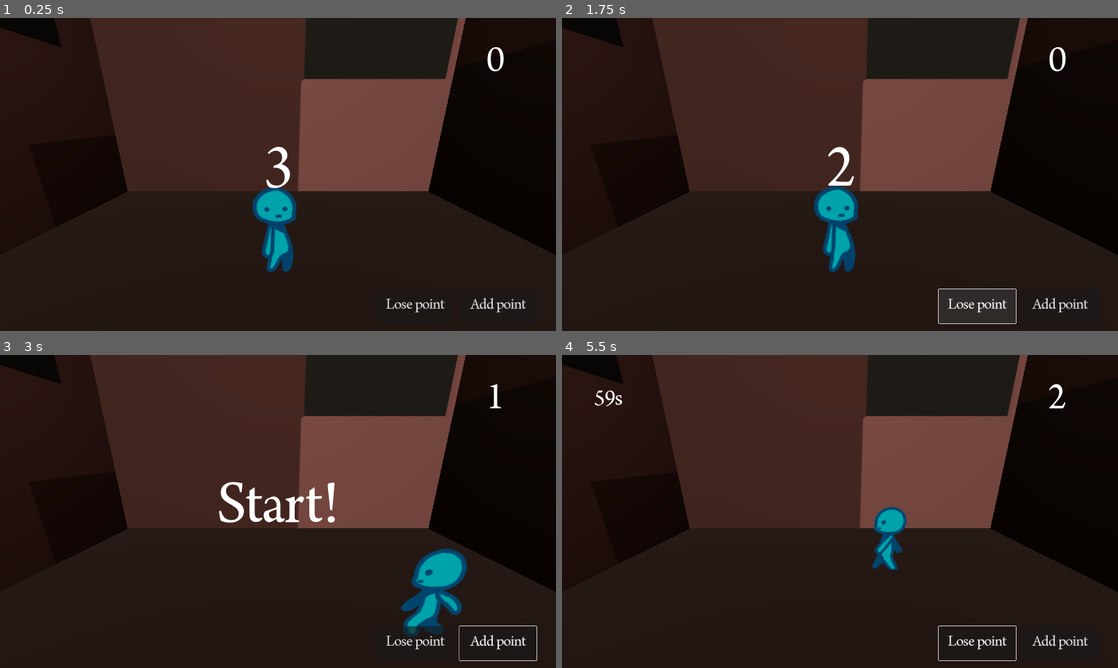
Above: before the commit, frames 1-4 (two rows, left to right).
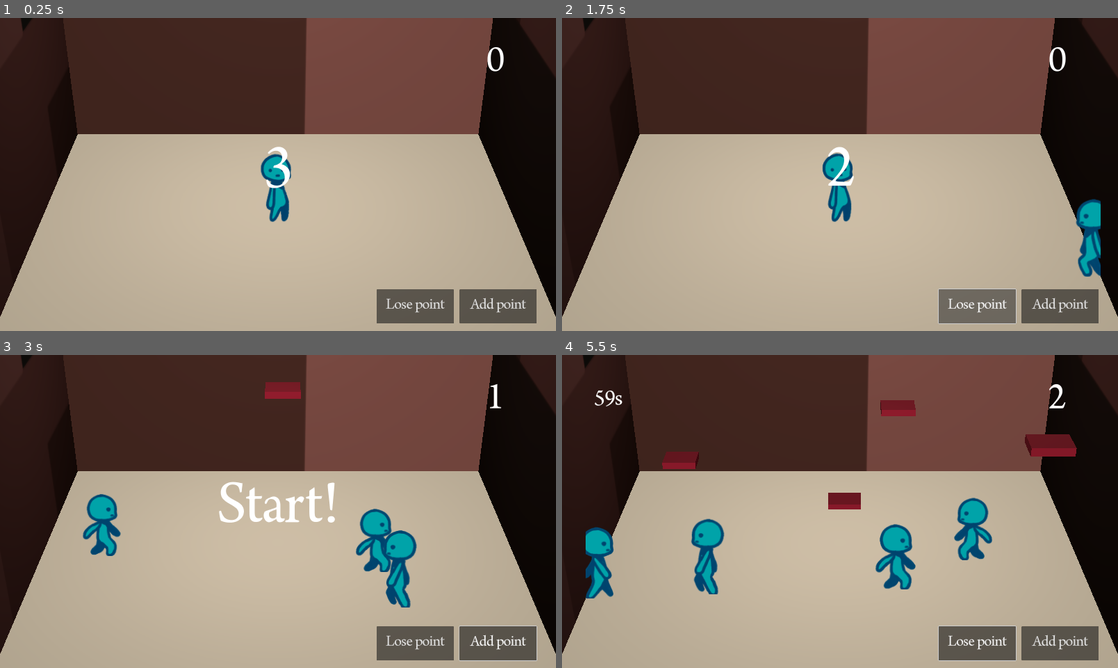
Above: after the commit, the same moments.

Repository: eigenstuffs/SRS
Game: Godot game, scene res://tools/minigames/library/library.tscn
Two runs of this game, one before a commit and one after it. Both use one fixed random seed, a clock stepped at 60 frames per second and the inputs below. This scene is started directly instead of the project's main scene.
Inputs (mouse positions are in pixels of both pictures, inside the frame that each line leads up to):
- Up to frame 1 (0.25 s): no input
- Up to frame 2 (1.75 s): click "Add point" at 0.5 s; click "Lose point" at 1.25 s
- Up to frame 3 (3 s): tap Enter (ui_accept) at 2, 2.27 s; move the mouse to (400, 495) at 2.02 s; hold Right (ui_right) 2.03-2.78 s; click (400, 495) at 2.1 s; move the mouse to (166, 527) at 2.77 s; hold Down (ui_down) from 2.78 s (still down); click (166, 527) at 2.85 s
- Up to frame 4 (5.5 s): tap Enter (ui_accept) at 3.02, 4.52, 5.27 s; move the mouse to (895, 442) at 3.52 s; release Down (ui_down) at 3.53 s; hold Right (ui_right) 3.53-4.28 s; click (895, 442) at 3.6 s; move the mouse to (812, 574) at 4.27 s; hold Up (ui_up) 4.28-5.03 s; click (812, 574) at 4.35 s; move the mouse to (1006, 558) at 5.02 s; hold Left (ui_left) from 5.03 s (still down); click (1006, 558) at 5.1 s

The runs differ from the first frame. In frame 1, 65% of the frame differs, in the area x 0-100%, y 0-100%; in frame 2, 66%; in frame 3, 65%; in frame 4, 66%.

Commit message:
Implement book/npc instancing in library minigame
The player will not be able to push the fallen books around without a RigidBody3D!

Diff:
--- a/global/window_dimension_helper.gd
+++ b/global/window_dimension_helper.gd
@@ -30,7 +30,7 @@
 
 	# --- Retina Screen Resolution Correction ---
 	# Source: https://forum.godotengine.org/t/is-there-some-mismatch-between-godot-window-size-pixels-and-os-x-window-size/40140/4
-	var retina_scale = DisplayServer.screen_get_scale(screen)
+	var retina_scale = 1.0 if SHOULD_INIT_WITH_SCREEN_RESOLUTION else DisplayServer.screen_get_scale(screen)
 	var relative_scale = 1.0
 	if viewport.content_scale_factor != retina_scale:
 		# We need to change, calculate the relative change in scale
--- a/scenes/actors/wandering_npc.tscn
+++ b/scenes/actors/wandering_npc.tscn
@@ -1,6 +1,6 @@
 [gd_scene load_steps=8 format=3 uid="uid://c10ia86b7pi7n"]
 
-[ext_resource type="Script" path="res://scenes/actors/WanderingNPC.gd" id="1_qrpnh"]
+[ext_resource type="Script" path="res://scenes/actors/wandering_npc.gd" id="1_b6n0r"]
 [ext_resource type="Texture2D" uid="uid://bgkaa7x1ip882" path="res://assets/mc.png" id="2_5eogw"]
 
 [sub_resource type="BoxShape3D" id="BoxShape3D_0hq8b"]
@@ -63,9 +63,10 @@
 }
 
 [node name="WanderingNPC" type="CharacterBody3D"]
+transform = Transform3D(1, -5.2318e-16, 3.02058e-16, 3.02058e-16, 0.866025, 0.5, -5.2318e-16, -0.5, 0.866025, 2.08165e-12, 0.55, 2.08165e-12)
 collision_layer = 2
 collision_mask = 2
-script = ExtResource("1_qrpnh")
+script = ExtResource("1_b6n0r")
 
 [node name="CollisionShape3D" type="CollisionShape3D" parent="."]
 transform = Transform3D(1, 0, 0, 0, 1, 0, 0, 0, 1, 0, -0.0472371, 0)
--- a/tools/minigames/library/book/Spawner.gd
+++ /dev/null
@@ -1,14 +0,0 @@
-extends Node3D
-
-var next_time = 0
-var time = 0
-
-const BOOK = preload('res://tools/minigames/library/book/book.tscn')
-
-func _process(delta: float) -> void:
-	if time >= next_time:
-		next_time += 1
-		var book : Book = BOOK.instantiate()
-		book.global_position = Vector3(randf_range(-5, 5), global_position.y, randf_range(-5, 5))
-		add_child(book)
-	time += delta
--- a/tools/minigames/library/book/book.tscn
+++ b/tools/minigames/library/book/book.tscn
@@ -8,7 +8,7 @@
 bounce = 0.1
 
 [sub_resource type="BoxShape3D" id="BoxShape3D_llv7v"]
-size = Vector3(1, 0.2, 0.75)
+size = Vector3(0.575, 0.115, 0.431)
 
 [sub_resource type="StandardMaterial3D" id="StandardMaterial3D_wna35"]
 albedo_color = Color(0.505882, 0, 0.168627, 1)
@@ -20,10 +20,11 @@
 script = ExtResource("1_koc33")
 
 [node name="Shadow" parent="." instance=ExtResource("1_ekthe")]
-transform = Transform3D(1, 0, 0, 0, 1, 0, 0, 0, 1, 0, -50, 0)
+transform = Transform3D(0.575, 0, 0, 0, 1, 0, 0, 0, 0.575, 0, -50, 0)
 
 [node name="RigidBody" type="RigidBody3D" parent="."]
 collision_layer = 0
+mass = 0.01
 physics_material_override = SubResource("PhysicsMaterial_ygqc5")
 gravity_scale = 0.5
 freeze = true
@@ -32,11 +33,11 @@
 contact_monitor = true
 
 [node name="BookCollisionShape" type="CollisionShape3D" parent="RigidBody"]
-transform = Transform3D(1, 0, 0, 0, 1, 0, 0, 0, 1, 0, 0.2, 0)
+transform = Transform3D(1, 0, 0, 0, 1, 0, 0, 0, 1, 2.08165e-12, 0.1, 2.08165e-12)
 shape = SubResource("BoxShape3D_llv7v")
 
 [node name="BookMesh" type="MeshInstance3D" parent="RigidBody"]
-transform = Transform3D(1, 0, 0, 0, 0.2, 0, 0, 0, 0.75, 0, 0.2, 0)
+transform = Transform3D(0.575, 0, 0, 0, 0.115, 0, 0, 0, 0.431, 2.08165e-12, 0.1, 2.08165e-12)
 cast_shadow = 0
 mesh = SubResource("BoxMesh_n2xd3")
 skeleton = NodePath("../..")
--- /dev/null
+++ b/tools/minigames/library/book/book_instancer.gd
@@ -0,0 +1,22 @@
+extends Node3D
+
+const BOOK = preload('res://tools/minigames/library/book/book.tscn')
+
+@export var spawn_interval_seconds : float = 1.0
+@export var floor_position_y : float = 0.55
+
+var time : float = 0
+var spawn_time_next : float = 0
+
+@onready var area : SpawnArea = $SpawnArea
+
+# Called every frame. 'delta' is the elapsed time since the previous frame.
+func _process(delta: float) -> void:
+	if time >= spawn_time_next:
+		spawn_time_next += spawn_interval_seconds
+		var book : Book = BOOK.instantiate()
+		add_child(book)
+		book.global_position = area.get_random_point()
+		book.floor_position_y = floor_position_y
+
+	time += delta
--- /dev/null
+++ b/tools/minigames/library/book/book_instancer.tscn
@@ -0,0 +1,11 @@
+[gd_scene load_steps=3 format=3 uid="uid://c5hrfmiuluhko"]
+
+[ext_resource type="Script" path="res://tools/minigames/library/book/book_instancer.gd" id="1_j0y2o"]
+[ext_resource type="PackedScene" uid="uid://b7p7lonykqjdv" path="res://tools/minigames/library/spawn_area.tscn" id="2_4nklh"]
+
+[node name="BookInstancer" type="Node3D"]
+transform = Transform3D(1, 0, 0, 0, 1, 0, 0, 0, 1, 2.08165e-12, 2.08165e-12, 2.08165e-12)
+script = ExtResource("1_j0y2o")
+
+[node name="SpawnArea" parent="." instance=ExtResource("2_4nklh")]
+transform = Transform3D(6, -2.99891e-30, 2.91303e-38, 0, -1.96701e-07, -1, 3.99854e-30, 4.5, -4.37114e-08, 0, 0, 0)
--- a/tools/minigames/library/book/book_test.tscn
+++ b/tools/minigames/library/book/book_test.tscn
@@ -1,7 +1,6 @@
-[gd_scene load_steps=12 format=3 uid="uid://di4pnleutw7x8"]
+[gd_scene load_steps=11 format=3 uid="uid://di4pnleutw7x8"]
 
-[ext_resource type="PackedScene" uid="uid://cqrvo3iyralqd" path="res://tools/minigames/library/book/book.tscn" id="1_0ejru"]
-[ext_resource type="PackedScene" uid="uid://c5hrfmiuluhko" path="res://tools/minigames/library/book/spawner.tscn" id="2_y575n"]
+[ext_resource type="PackedScene" uid="uid://c5hrfmiuluhko" path="res://tools/minigames/library/book/book_instancer.tscn" id="2_y575n"]
 
 [sub_resource type="ProceduralSkyMaterial" id="ProceduralSkyMaterial_blqkv"]
 sky_horizon_color = Color(0.64625, 0.65575, 0.67075, 1)
@@ -78,19 +77,5 @@
 transform = Transform3D(2, 0, 0, 0, 2, 0, 0, 0, 2, 0, -1, 0)
 shape = SubResource("BoxShape3D_d6quc")
 
-[node name="Book" parent="." instance=ExtResource("1_0ejru")]
-transform = Transform3D(1, 0, 0, 0, 1, 0, 0, 0, 1, -0.298095, 5, -0.619678)
-visible = false
-floor_position_y = -2.3
-
-[node name="Book2" parent="." instance=ExtResource("1_0ejru")]
-transform = Transform3D(1, 0, 0, 0, 1, 0, 0, 0, 1, 0.133399, 4.2246, 0.13406)
-visible = false
-floor_position_y = -2.3
-
-[node name="Book3" parent="." instance=ExtResource("1_0ejru")]
-transform = Transform3D(1, 0, 0, 0, 1, 0, 0, 0, 1, -0.162137, 3.30783, -0.251547)
-visible = false
-floor_position_y = -2.3
-
-[node name="Spawner" parent="." instance=ExtResource("2_y575n")]
+[node name="BookInstancer" parent="." instance=ExtResource("2_y575n")]
+transform = Transform3D(1, 0, 0, 0, 1, 0, 0, 0, 1, 2.08165e-12, 2.02849, 2.08165e-12)
--- a/tools/minigames/library/book/spawner.tscn
+++ /dev/null
@@ -1,7 +0,0 @@
-[gd_scene load_steps=2 format=3 uid="uid://c5hrfmiuluhko"]
-
-[ext_resource type="Script" path="res://tools/minigames/library/book/spawner.gd" id="1_bcsxb"]
-
-[node name="Spawner" type="Node3D"]
-transform = Transform3D(1, 0, 0, 0, 1, 0, 0, 0, 1, 0, 5.5658, 0)
-script = ExtResource("1_bcsxb")
--- a/tools/minigames/library/library.tscn
+++ b/tools/minigames/library/library.tscn
@@ -1,17 +1,16 @@
 [gd_scene load_steps=16 format=3 uid="uid://ds8qr6whupx03"]
 
 [ext_resource type="Script" path="res://tools/minigames/library/library.gd" id="1_nyx3m"]
-[ext_resource type="Texture2D" uid="uid://ucktysloxbk5" path="res://assets/placeholder.png" id="2_1gj0h"]
+[ext_resource type="PackedScene" uid="uid://2pcpge0najq0" path="res://tools/minigames/library/npc_instancer.tscn" id="2_824h7"]
 [ext_resource type="Script" path="res://tools/minigames/library/Timers.gd" id="2_ffkao"]
 [ext_resource type="Texture2D" uid="uid://3ig7k3kf4uhq" path="res://assets/background layer.png" id="3_4d66f"]
 [ext_resource type="PackedScene" uid="uid://ci1t3lpmt68a2" path="res://scenes/player/player.tscn" id="3_8scwb"]
-[ext_resource type="PackedScene" uid="uid://c10ia86b7pi7n" path="res://scenes/actors/wandering_npc.tscn" id="5_tfw12"]
+[ext_resource type="PackedScene" uid="uid://c5hrfmiuluhko" path="res://tools/minigames/library/book/book_instancer.tscn" id="7_08t7k"]
 
 [sub_resource type="BoxShape3D" id="BoxShape3D_o262n"]
 size = Vector3(10, 1, 10)
 
 [sub_resource type="StandardMaterial3D" id="StandardMaterial3D_xkhmw"]
-albedo_texture = ExtResource("2_1gj0h")
 
 [sub_resource type="PlaneMesh" id="PlaneMesh_krp85"]
 material = SubResource("StandardMaterial3D_xkhmw")
@@ -154,6 +153,7 @@
 shape = SubResource("BoxShape3D_o262n")
 
 [node name="MeshInstance3D" type="MeshInstance3D" parent="Walls/Ground"]
+layers = 3
 mesh = SubResource("PlaneMesh_krp85")
 
 [node name="Shelves" type="Node3D" parent="Walls"]
@@ -177,35 +177,36 @@
 transform = Transform3D(1, 0, 0, 0, 1, 0, 0, 0, 1, 0, 1.48397, 0)
 
 [node name="Back Wall" type="StaticBody3D" parent="Walls/Colliders"]
-transform = Transform3D(1, 0, 0, 0, 1, 0, 0, 0, 1, 0, 0, 3)
+transform = Transform3D(1, 0, 0, 0, 1, 0, 0, 0, 1, 0, 0, -0.623937)
 
 [node name="CollisionShape3D" type="CollisionShape3D" parent="Walls/Colliders/Back Wall"]
-transform = Transform3D(1, 0, 0, 0, 1, 0, 0, 0, 1, 0, 1, -2)
+transform = Transform3D(1, 0, 0, 0, 1, 0, 0, 0, 1, 2.08165e-12, 2.08165e-12, 2.08165e-12)
 shape = SubResource("BoxShape3D_oxk7j")
 
 [node name="Front Wall2" type="StaticBody3D" parent="Walls/Colliders"]
-transform = Transform3D(1, 0, 0, 0, 1, 0, 0, 0, 1, 0, 0, 6.5)
+transform = Transform3D(1, 0, 0, 0, 1, 0, 0, 0, 1, 0, 0, 4.87005)
 
 [node name="CollisionShape3D" type="CollisionShape3D" parent="Walls/Colliders/Front Wall2"]
-transform = Transform3D(1, 0, 0, 0, 1, 0, 0, 0, 1, 0, 1, -4)
+transform = Transform3D(1, 0, 0, 0, 1, 0, 0, 0, 1, 2.08165e-12, 2.08165e-12, 2.08165e-12)
 shape = SubResource("BoxShape3D_oxk7j")
 
 [node name="Left Wall" type="StaticBody3D" parent="Walls/Colliders"]
-transform = Transform3D(1, 0, 0, 0, 1, 0, 0, 0, 1, 2, 0, 0)
+transform = Transform3D(1, 0, 0, 0, 1, 0, 0, 0, 1, -3.85, 2.08165e-12, 2.08165e-12)
 
 [node name="CollisionShape3D" type="CollisionShape3D" parent="Walls/Colliders/Left Wall"]
-transform = Transform3D(1, 0, 0, 0, 1, 0, 0, 0, 1, -4, 1, 0)
+transform = Transform3D(1, 0, 0, 0, 1, 0, 0, 0, 1, 2.08165e-12, 2.08165e-12, 2.08165e-12)
 shape = SubResource("BoxShape3D_uh7u6")
 
 [node name="Right Wall" type="StaticBody3D" parent="Walls/Colliders"]
-transform = Transform3D(1, 0, 0, 0, 1, 0, 0, 0, 1, -3, 0, 0)
+transform = Transform3D(1, 0, 0, 0, 1, 0, 0, 0, 1, 3.85, 2.08165e-12, 2.08165e-12)
 
 [node name="CollisionShape3D" type="CollisionShape3D" parent="Walls/Colliders/Right Wall"]
-transform = Transform3D(1, 0, 0, 0, 1, 0, 0, 0, 1, 5, 1, 0)
+transform = Transform3D(1, 0, 0, 0, 1, 0, 0, 0, 1, 2.08165e-12, 2.08165e-12, 2.08165e-12)
 shape = SubResource("BoxShape3D_uh7u6")
 
 [node name="Camera3D" type="Camera3D" parent="."]
-transform = Transform3D(1, 0, 0, 0, 0.961583, 0.274513, 0, -0.274513, 0.961583, 0, 1.80248, 4.02098)
+transform = Transform3D(1, -5.2318e-16, 3.02058e-16, 3.02058e-16, 0.866025, 0.5, -5.2318e-16, -0.5, 0.866025, 2.08165e-12, 7.65, 14)
+fov = 20.0
 
 [node name="OmniLight3D" type="OmniLight3D" parent="."]
 transform = Transform3D(1, 0, 0, 0, 1, 0, 0, 0, 1, 0, 4, 2)
@@ -219,13 +220,13 @@
 light_color = Color(1, 0.933333, 0.811765, 1)
 
 [node name="Player" parent="." instance=ExtResource("3_8scwb")]
-transform = Transform3D(1, 0, 0, 0, 1, 0, 0, 0, 1, 0, 0.5, 2)
-
-[node name="NPCs" type="Node3D" parent="."]
-visible = false
-
-[node name="WanderingNPC" parent="NPCs" instance=ExtResource("5_tfw12")]
-transform = Transform3D(1, 0, 0, 0, 1, 0, 0, 0, 1, -1.82411, 0.388474, 2.59941)
+transform = Transform3D(1, -5.2318e-16, 3.02058e-16, 3.02058e-16, 0.866025, 0.5, -5.2318e-16, -0.5, 0.866025, 2.08165e-12, 0.55, 2.005)
+
+[node name="NpcInstancer" parent="." instance=ExtResource("2_824h7")]
+transform = Transform3D(1, 0, 0, 0, 1, 0, 0, 0, 1, 2.08165e-12, 2.08165e-12, 2.5)
+
+[node name="BookInstancer" parent="." instance=ExtResource("7_08t7k")]
+transform = Transform3D(1, 0, 0, 0, 1, 0, 0, 0, 1, 2.08165e-12, 5, 2.25)
 
 [connection signal="gameOver" from="CanvasLayer/Overlay/Timers" to="." method="_on_timers_game_over"]
 [connection signal="startTimeOver" from="CanvasLayer/Overlay/Timers" to="CanvasLayer/Overlay/Timers" method="_on_start_time_over"]
@@ -233,3 +234,5 @@
 [connection signal="timeout" from="CanvasLayer/Overlay/Timers/StartTimer/StartTime" to="CanvasLayer/Overlay/Timers" method="_on_start_time_timeout"]
 [connection signal="pressed" from="CanvasLayer/Overlay/IncreasePoint" to="." method="_on_increase_point_pressed"]
 [connection signal="pressed" from="CanvasLayer/Overlay/DecreasePoint" to="." method="_on_decrease_point_pressed"]
+
+[editable path="NpcInstancer"]
--- /dev/null
+++ b/tools/minigames/library/npc_instancer.gd
@@ -0,0 +1,29 @@
+extends Node3D
+
+const NPC = preload('res://scenes/actors/wandering_npc.tscn')
+
+@export var spawn_interval_seconds : float = 1.0
+
+var time : float = 0
+var spawn_time_next : float = 0
+
+@onready var area_left : SpawnArea = $SpawnAreaLeft
+@onready var area_right : SpawnArea = $SpawnAreaRight
+
+# Called every frame. 'delta' is the elapsed time since the previous frame.
+#h00 4 functions, override return
+func _process(delta: float) -> void:
+	if time >= spawn_time_next:
+		spawn_time_next += spawn_interval_seconds
+
+		var is_left_start : bool = randf() < 0.5
+		var spawn_pos = area_left.get_random_point() if is_left_start else area_right.get_random_point()
+		var end_pos = area_right.get_random_point() if is_left_start else area_left.get_random_point()
+
+		var npc : WanderingNPC = NPC.instantiate()
+		add_child(npc)
+		npc.global_position = spawn_pos
+		npc.orientation = (end_pos - spawn_pos).normalized() * WanderingNPC.SPEED
+
+
+	time += delta
--- /dev/null
+++ b/tools/minigames/library/npc_instancer.tscn
@@ -0,0 +1,15 @@
+[gd_scene load_steps=3 format=3 uid="uid://2pcpge0najq0"]
+
+[ext_resource type="Script" path="res://tools/minigames/library/npc_instancer.gd" id="1_a06au"]
+[ext_resource type="PackedScene" uid="uid://b7p7lonykqjdv" path="res://tools/minigames/library/spawn_area.tscn" id="2_7d1ey"]
+
+[node name="NpcInstancer" type="Node3D"]
+script = ExtResource("1_a06au")
+
+[node name="SpawnAreaLeft" parent="." instance=ExtResource("2_7d1ey")]
+transform = Transform3D(1, -2.99891e-30, 2.91303e-38, 0, -1.96701e-07, -1, 6.66424e-31, 4.5, -4.37114e-08, -4.5, 2.08165e-12, 2.08165e-12)
+
+[node name="SpawnAreaRight" parent="." instance=ExtResource("2_7d1ey")]
+transform = Transform3D(1, -2.99891e-30, 2.91303e-38, 0, -1.96701e-07, -1, 6.66424e-31, 4.5, -4.37114e-08, 4.5, 2.08165e-12, 2.08165e-12)
+
+[node name="Npcs" type="Node3D" parent="."]
--- /dev/null
+++ b/tools/minigames/library/spawn_area.gd
@@ -0,0 +1,36 @@
+class_name SpawnArea extends CSGPolygon3D
+
+@onready var tris : PackedInt32Array = Geometry2D.triangulate_polygon(self.polygon)
+
+var cumulated_areas : Array
+
+func _ready() -> void:
+	var triangle_count: int = tris.size() / 3
+	assert(triangle_count > 0)
+
+	cumulated_areas.resize(triangle_count)
+	cumulated_areas[-1] = 0
+	for i in range(triangle_count):
+		var a: Vector2 = self.polygon[tris[3 * i + 0]]
+		var b: Vector2 = self.polygon[tris[3 * i + 1]]
+		var c: Vector2 = self.polygon[tris[3 * i + 2]]
+		cumulated_areas[i] = cumulated_areas[i - 1] + triangle_area(a, b, c)
+
+func get_random_point() -> Vector3:
+	var total_area : float = cumulated_areas[-1]
+	var choosen_triangle_index : int = cumulated_areas.bsearch(randf() * total_area)
+	var a : Vector2 = self.polygon[tris[3 * choosen_triangle_index + 0]]
+	var b : Vector2 = self.polygon[tris[3 * choosen_triangle_index + 1]]
+	var c : Vector2 = self.polygon[tris[3 * choosen_triangle_index + 2]]
+	var rand_local_point : Vector2 = random_triangle_point(a, b, c)
+	# Correct for rotation and scaling (assumes 90deg euler x)
+	var global_offset = Vector3(rand_local_point.x, 0, rand_local_point.y) * Vector3(scale.x, scale.z, scale.y)
+
+	return global_position + global_offset
+
+
+static func triangle_area(a: Vector2, b: Vector2, c: Vector2) -> float:
+	return 0.5 * abs((c.x - a.x) * (b.y - a.y) - (b.x - a.x) * (c.y - a.y))
+
+static func random_triangle_point(a: Vector2, b: Vector2, c: Vector2) -> Vector2:
+	return a + sqrt(randf()) * (-a + b + randf() * (c - b))
--- /dev/null
+++ b/tools/minigames/library/spawn_area.tscn
@@ -0,0 +1,10 @@
+[gd_scene load_steps=2 format=3 uid="uid://b7p7lonykqjdv"]
+
+[ext_resource type="Script" path="res://tools/minigames/library/spawn_area.gd" id="1_52mfb"]
+
+[node name="SpawnArea" type="CSGPolygon3D"]
+transform = Transform3D(1, 0, -1.5246e-23, -1.5246e-23, -4.37114e-08, -1, 0, 1, -4.37114e-08, 0, 0, 0)
+visible = false
+polygon = PackedVector2Array(-0.5, -0.5, -0.5, 0.5, 0.5, 0.5, 0.5, -0.5)
+depth = 0.01
+script = ExtResource("1_52mfb")
Renamed: scenes/actors/WanderingNPC.gd -> scenes/actors/wandering_npc.gd
